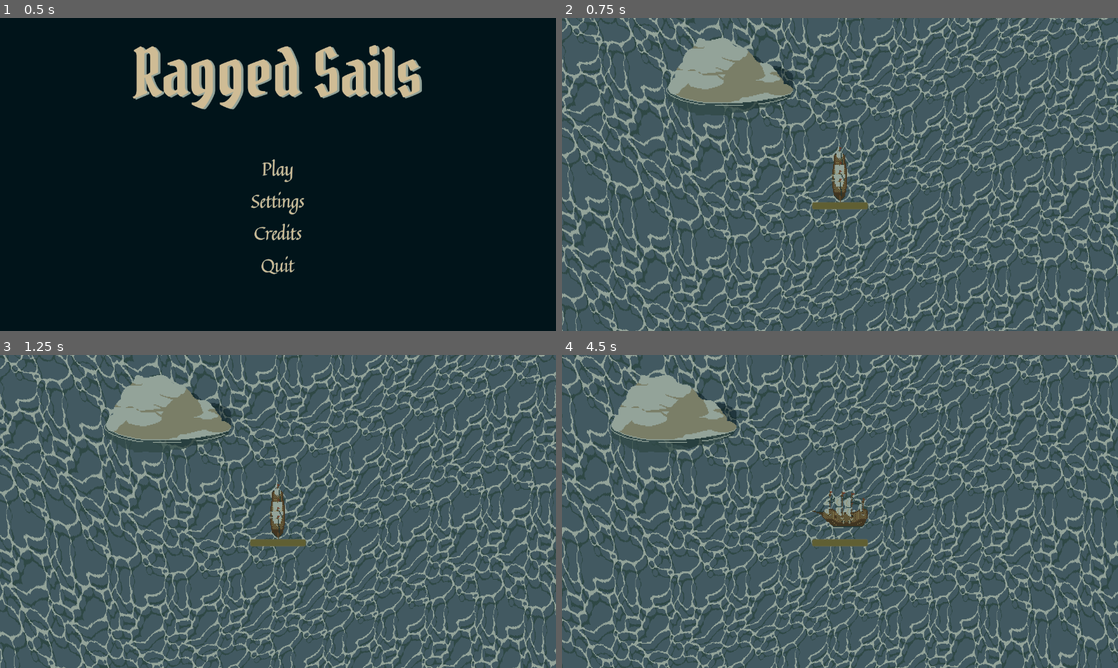
Above: before the commit, frames 1-4 (two rows, left to right).
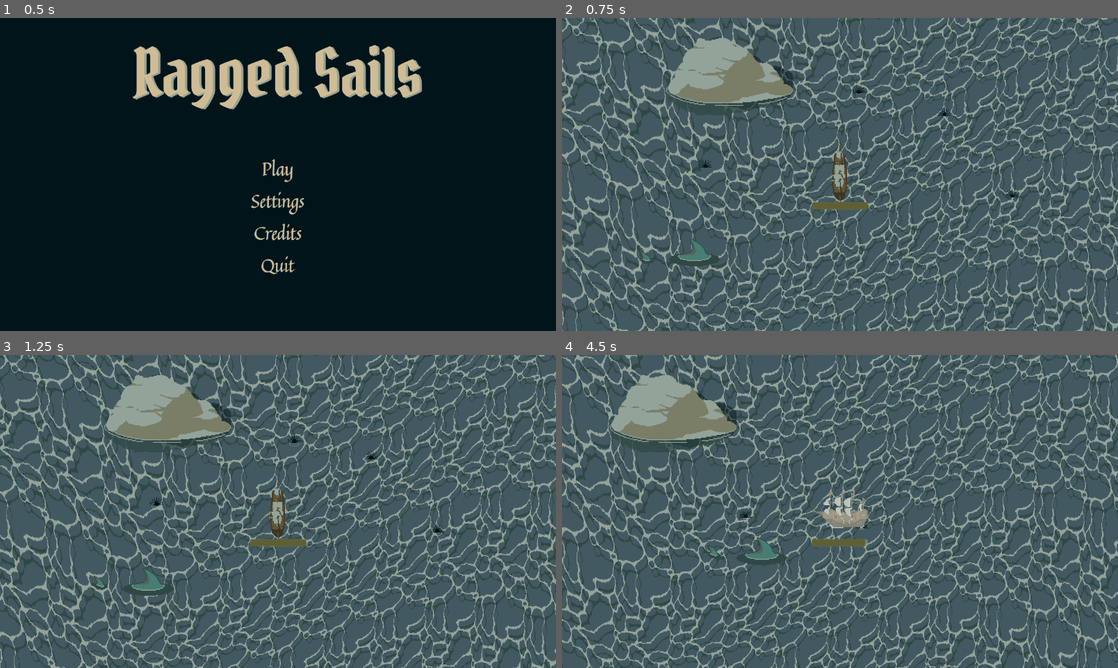
Above: after the commit, the same moments.

Repository: Zailef/ragged-sails
Game: Godot game, scene res://scenes/menus/main_menu.tscn
Same seed, same stepped clock (60 frames per second), same inputs: the game is played once before the commit and once after it.
Inputs:
- Up to frame 1 (0.5 s): no input
- Up to frame 2 (0.75 s): click "Play" at 0.5 s
- Up to frame 3 (1.25 s): no input
- Up to frame 4 (4.5 s): hold D (move_right) 1.28-2.03 s; hold S (move_down) 2.03-2.78 s; hold D (move_right) 2.78-3.53 s; hold W (move_up) 3.53-4.28 s; hold A (move_left) from 4.28 s (still down)

Frame 1 is identical in both runs. In frame 2, 0.5% of the frame differs, in the area x 14-83%, y 21-80%; in frame 3, 0.5%; in frame 4, 1.0%, in the area x 26-55%, y 43-68%.

Commit message:
Add various enemies to the scene

Diff:
--- a/scenes/levels/sandbox.tscn
+++ b/scenes/levels/sandbox.tscn
@@ -1,9 +1,11 @@
-[gd_scene load_steps=7 format=4 uid="uid://ddnu2h0canibh"]
+[gd_scene load_steps=9 format=4 uid="uid://ddnu2h0canibh"]
 
 [ext_resource type="PackedScene" uid="uid://cyhtcxisq357" path="res://scenes/player/player.tscn" id="1_6ivci"]
 [ext_resource type="Texture2D" uid="uid://svdcv4myo7sj" path="res://sprites/environment/sea-tile-sheet.png" id="1_h320y"]
 [ext_resource type="PackedScene" uid="uid://on4oio1ejyxn" path="res://sprites/environment/Ocean.tscn" id="3_xf1sy"]
 [ext_resource type="Texture2D" uid="uid://dtwnrrxeukiis" path="res://sprites/environment/SeaRock1.png" id="4_a64th"]
+[ext_resource type="PackedScene" uid="uid://c5q0dl2bqugwq" path="res://scenes/enemies/urchin.tscn" id="5_qm7gn"]
+[ext_resource type="PackedScene" uid="uid://ctuwgqlchklqy" path="res://scenes/enemies/shark.tscn" id="6_ea3gy"]
 
 [sub_resource type="TileSetAtlasSource" id="TileSetAtlasSource_h320y"]
 texture = ExtResource("1_h320y")
@@ -39,3 +41,20 @@
 [node name="SeaRock1" type="Sprite2D" parent="."]
 position = Vector2(178, 69)
 texture = ExtResource("4_a64th")
+
+[node name="Enemies" type="Node2D" parent="."]
+
+[node name="Urchin" parent="Enemies" instance=ExtResource("5_qm7gn")]
+position = Vector2(144, 169)
+
+[node name="Urchin2" parent="Enemies" instance=ExtResource("5_qm7gn")]
+position = Vector2(328, 78)
+
+[node name="Urchin3" parent="Enemies" instance=ExtResource("5_qm7gn")]
+position = Vector2(430, 107)
+
+[node name="Urchin4" parent="Enemies" instance=ExtResource("5_qm7gn")]
+position = Vector2(509, 204)
+
+[node name="Shark" parent="Enemies" instance=ExtResource("6_ea3gy")]
+position = Vector2(113, 274)
